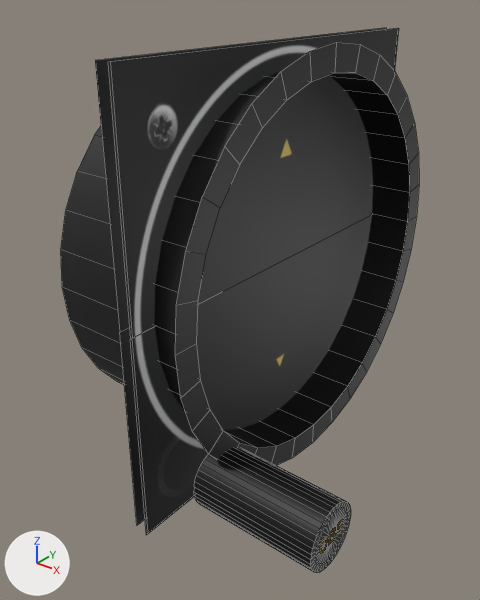
A saved change to the Blender file dev/blender/instruments/vor1.blend.
Rendered twice from a 50 mm lens placed at (-0.3101, -0.1418, 0.1511), pointed at (-0.382, -0.052, 0.0954). Lighting does not change. The marker at lower left points along +X, +Y and +Z. Mesh edges are drawn as thin lines.

Names of what the first picture shows: 'Case', 'Face', 'Front', 'Ring', 'disk'.
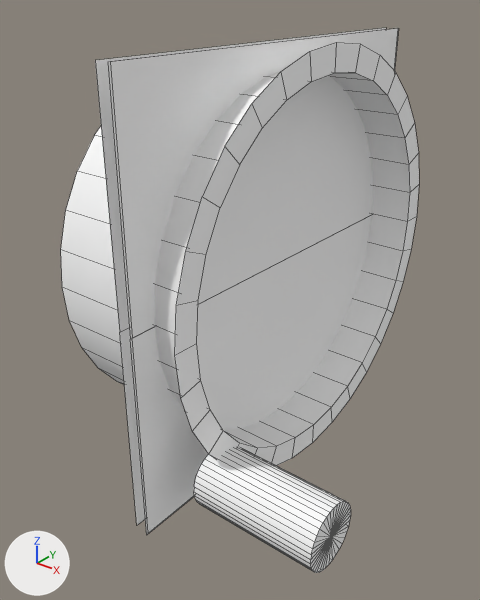
Where the newer file only moved an object's origin or applied its transform, the numbers keep the older frame.

The edits, one by one:
In material 'face' (mat_face), texture is no longer img_vor.
Material 'face' (mat_face) is now built by diffuse_material('face') instead of principled_material('face').
In material 'face' (mat_face), base_color is now set to (1.0, 1.0, 1.0), white #ffffff.
In material 'knob' (mat_knob), texture is no longer img_vor.
Material 'knob' (mat_knob) is now built by diffuse_material('knob') instead of principled_material('knob').
In material 'knob' (mat_knob), base_color is now set to (1.0, 1.0, 1.0), white #ffffff.
me_circle_009 has 128 vertices, 64 faces and spans x -0.032..0.0, y -0.1299..-0.0499, z -0.0403..0.0397.
me_circle_009 no longer uses material mat_material (picture img_vor).
me_circle_009 now uses material mat_needle (white #ffffff).

Pixel boxes (x1, y1, x2, y2) of what changed, in the pictures (480 x 600 px):
'Front', surface changed (black to grey): (108, 28, 398, 535) in both
'Case', recoloured (black to grey): (61, 42, 419, 466) in both
'disk', surface changed (grey to white): (194, 447, 351, 573) in both
'Face', surface changed (black to grey): (95, 28, 386, 525) in both
'Ring', surface changed: (114, 28, 399, 71) in both
